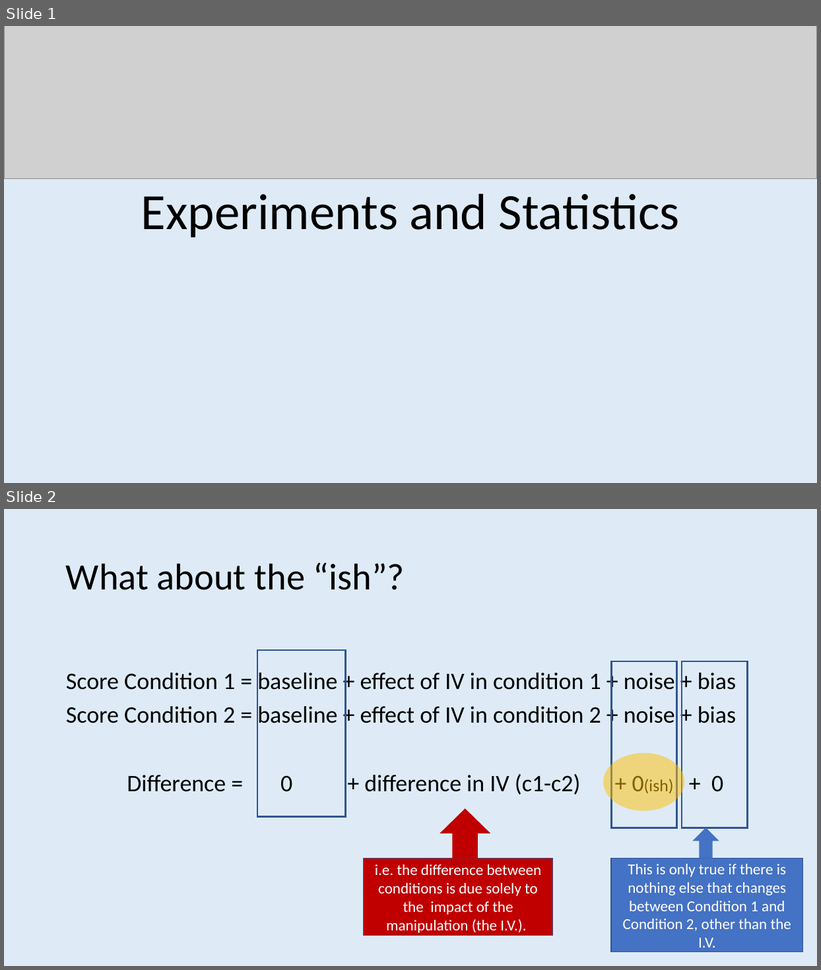
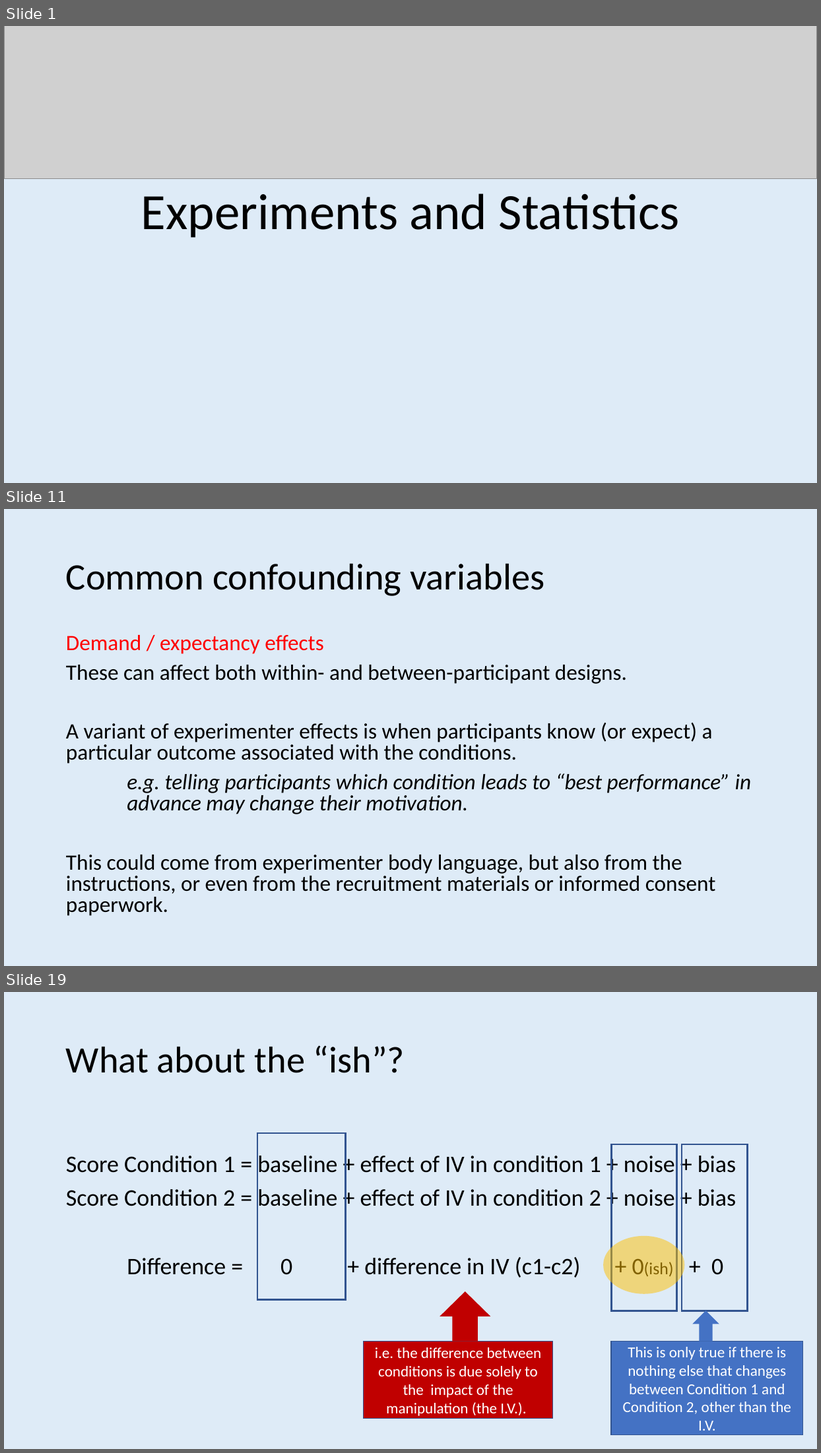
Before and after one commit to ajwills72/rmhealth-found, a slide deck: docs/lecture_4.pptx. Shown one above the other, each under a label of ours: slides 1 and 2 before the commit, slides 1, 11 and 19 after it; the slides between them are not shown. The pictures are 821x970 and 821x1453 pixels, drawn with LibreOffice and Linux fonts; fonts in the diff are those of the drawing; grey boxes stand for pictures. Boxes give left, top, right and bottom in pixels: in the first picture for what was removed or moved away, otherwise in the second. Text is boxed around its words. In the diff, an @@ line names an element or a change of style, - is before the commit and + after.

```diff
--- a/docs/lecture_4.pptx
+++ b/docs/lecture_4.pptx
@@ slide 11 added at <box>4,509,817,966</box>, background #DEEBF7 @@
@@ title added at <box>66,563,545,596</box>, 44 pt, text #000000 @@
+Common confounding variables
@@ text added at <box>66,635,752,916</box>, 25.9 pt, text #000000 @@
+Demand / expectancy effects
+These can affect both within- and between-participant designs.
+A variant of experimenter effects is when participants know (or expect) a particular outcome associated with the conditions.
+e.g. telling participants which condition leads to “best performance” in advance may change their motivation.
+This could come from experimenter body language, but also from the instructions, or even from the recruitment materials or informed consent paperwork.
@@ what was slide 2 is now slide 19 @@
```
Also in this commit, not shown: 17 other slides added, 9 slides removed.
